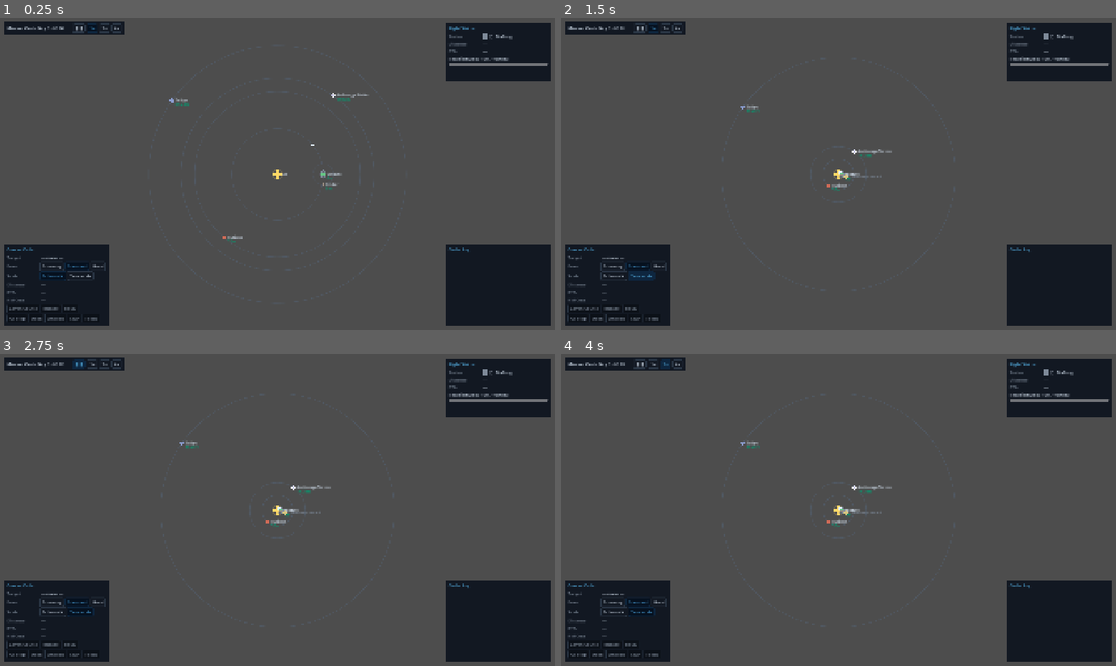
Above: before the commit, frames 1-4 (two rows, left to right).
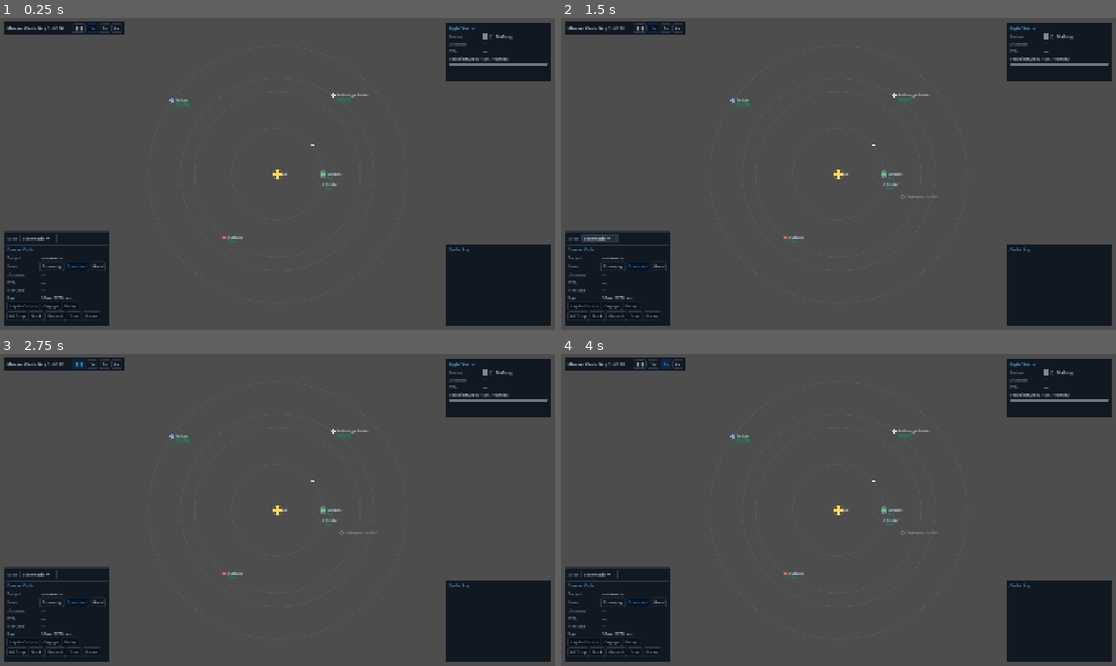
Above: after the commit, the same moments.

Repository: AndrewDrinkwater/farhorizon
Game: Godot game, scene res://src/ui/shell/main.tscn
Two runs of this game, one before a commit and one after it. Both use one fixed random seed, a clock stepped at 60 frames per second and the inputs below.
Inputs:
- Up to frame 1 (0.25 s): no input
- Up to frame 2 (1.5 s): click "Schematic" at 0.5 s; click "True scale" at 1.25 s
- Up to frame 3 (2.75 s): click "❚❚" at 2 s
- Up to frame 4 (4 s): click "1×" at 2.75 s; click "2×" at 3.5 s

The runs differ from the first frame. In frame 1, 1.5% of the frame differs, in the area x 0-20%, y 68-98%; in frame 2, 2.1%, in the area x 0-68%, y 24-98%; in frame 3, 2.0%; in frame 4, 2.0%.

Commit message:
alpha-0.3 nav feel pass: orrery pan/zoom, course pull-in, declutter, pip legend
In-engine feedback pass (ADR 0023 added; ADR 0019 amended). 129 GUT tests green;
boots clean.

- Near-star course balloon fixed: OrreryProjection.project_path now ramps the
  inner region (r < r_min) from ring_inner toward the hub, so a course past the
  star curves inward (real fly-by) instead of ballooning around the inner ring.
- True-scale crowding -> orrery pan & zoom (ADR 0023): mouse-wheel zoom about the
  cursor + right/middle-drag pan, applied as a view transform in the projection
  wrappers (positions move, marker/label sizes stay constant). Resets on a
  scale-mode flip; empty-space picking unprojects through the inverse.
- Lay-in label declutter: per-body ETA badges show only in the overview and are
  suppressed while composing/flying a course; dropped the redundant mid-line
  leg-ETA label (ADR 0019 amended).
- Between-pip legend: a Helm Pip readout shows what one course-line pip spans at
  the selected burn (PIP_TICKS min - reach_wu wu).
- Scale control moved to a toggle switch (CheckButton) in a PanelContainer above
  the Course Order box.

Co-Authored-By: Claude Opus 4.8 (1M context) <noreply@anthropic.com>

Diff:
--- a/localization/strings.csv
+++ b/localization/strings.csv
@@ -72,6 +72,8 @@
 HELM_SCALE_LABEL,Scale
 HELM_SCALE_SCHEMATIC,Schematic
 HELM_SCALE_TRUE,True scale
+HELM_PIP,Pip
+HELM_PIP_FORMAT,{mins}m · {wu} wu
 NAV_WAYPOINT,Waypoint
 NAV_CONTACT_UNKNOWN,Unknown contact
 VOICE_SHIP_SCAN_COMPLETE,Scan complete. Contact identified.
--- a/src/core/orrery_projection.gd
+++ b/src/core/orrery_projection.gd
@@ -49,19 +49,24 @@
 	return offset.normalized() * r
 
 
-## Like `project`, but in LOG mode the inner clamp floors onto `ring_inner` at the
-## true bearing instead of collapsing to the hub — so a course passing near/through
-## the star arcs smoothly around the inner ring rather than spiking through it
-## (ADR 0016 gently-curved line). In LINEAR mode there is no log singularity, so it
-## is exactly `project` (a near-star course is a straight line through the centre).
+## Like `project`, but in LOG mode the inner region (r < r_min) **ramps inward**
+## from `ring_inner` down to the hub, at the true bearing — so a course passing
+## near/through the star is pulled in toward the centre (a real fly-by passes close
+## to it) rather than ballooning out around the inner ring or spiking through the
+## hub (ADR 0016 gently-curved line; amended ADR 0023 feel pass). In LINEAR mode
+## there is no log singularity, so it is exactly `project`.
 static func project_path(offset_from_star: Vector2, p: OrreryParams) -> Vector2:
 	if p.mode == OrreryParams.ScaleMode.LINEAR:
 		return project(offset_from_star, p)
 	var r := offset_from_star.length()
 	if r < 0.001:
 		return p.center  # exactly at the hub; no bearing to preserve (no log(0))
-	var t := (log(r) - log(p.r_min)) / (log(p.r_max) - log(p.r_min))
-	var radius := lerpf(p.ring_inner, p.ring_outer, clampf(t, 0.0, 1.0))
+	var radius: float
+	if r >= p.r_min:
+		var t := (log(r) - log(p.r_min)) / (log(p.r_max) - log(p.r_min))
+		radius = lerpf(p.ring_inner, p.ring_outer, clampf(t, 0.0, 1.0))
+	else:
+		radius = p.ring_inner * (r / p.r_min)  # ramp ring_inner → 0 toward the hub
 	return p.center + offset_from_star.normalized() * radius
 
 
--- a/src/ui/consoles/helm_console.gd
+++ b/src/ui/consoles/helm_console.gd
@@ -27,7 +27,8 @@
 var _eta_readout: TReadout
 var _rm_readout: TReadout
 var _burn_buttons: Dictionary = {}  # burn:int -> TButton
-var _scale_buttons: Dictionary = {}  # OrreryParams.ScaleMode -> TButton
+var _scale_switch: CheckButton  # orrery scale toggle, above the Course Order box (ADR 0021/0023)
+var _pip_readout: TReadout      # between-pip distance/time legend (ADR 0019)
 var _action_buttons: Dictionary = {}  # order id:String -> TButton
 
 # Flight Status widgets
@@ -51,6 +52,7 @@
 	offset_bottom = 0.0
 	mouse_filter = Control.MOUSE_FILTER_IGNORE  # let map clicks through; panels still catch theirs
 	_build_course_order()
+	_build_scale_toggle()
 	_build_flight_status()
 	_build_order_log()
 	_connect_bus()
@@ -103,30 +105,16 @@
 		burn_row.add_child(button)
 		_burn_buttons[burn] = button
 
-	var scale_row := HBoxContainer.new()
-	scale_row.add_theme_constant_override("separation", 4)
-	c.add_child(scale_row)
-	var scale_caption := Label.new()
-	scale_caption.text = tr("HELM_SCALE_LABEL")
-	scale_caption.add_theme_color_override("font_color", Palette.TEXT_DIM)
-	scale_caption.custom_minimum_size = Vector2(110.0, 0.0)
-	scale_row.add_child(scale_caption)
-	for entry: Array in [
-		[OrreryParams.ScaleMode.LOG, "HELM_SCALE_SCHEMATIC"],
-		[OrreryParams.ScaleMode.LINEAR, "HELM_SCALE_TRUE"],
-	]:
-		var mode: int = entry[0]
-		var button := TButton.new()
-		button.setup(entry[1], _select_scale.bind(mode))
-		scale_row.add_child(button)
-		_scale_buttons[mode] = button
-
 	_distance_readout = TReadout.new("HELM_DISTANCE")
 	c.add_child(_distance_readout)
 	_eta_readout = TReadout.new("HELM_ETA")
 	c.add_child(_eta_readout)
 	_rm_readout = TReadout.new("HELM_RM_COST")
 	c.add_child(_rm_readout)
+	# Between-pip legend (ADR 0019 feel pass): what one course-line pip spans at the
+	# selected burn — distance per fixed time, so the pips read as a scale.
+	_pip_readout = TReadout.new("HELM_PIP")
+	c.add_child(_pip_readout)
 
 	var row1 := HBoxContainer.new()
 	row1.add_theme_constant_override("separation", 4)
@@ -145,7 +133,26 @@
 	row2.add_child(_make_action("focus", "HELM_FOCUS", _focus))
 
 	_refresh_burn_buttons()
-	_refresh_scale_buttons()
+
+
+## A toggle switch above the Course Order box that flips the orrery scale mode
+## (ADR 0021/0023) — a CheckButton (slide switch) showing the current mode.
+func _build_scale_toggle() -> void:
+	var box := PanelContainer.new()
+	add_child(box)
+	_place(box, 0.0, 1.0, 0.0, 1.0, 16.0, -342.0, 380.0, -306.0)
+	var row := HBoxContainer.new()
+	row.add_theme_constant_override("separation", 8)
+	box.add_child(row)
+	var caption := Label.new()
+	caption.text = tr("HELM_SCALE_LABEL")
+	caption.add_theme_color_override("font_color", Palette.TEXT_DIM)
+	row.add_child(caption)
+	_scale_switch = CheckButton.new()
+	_scale_switch.set_pressed_no_signal(_scale == OrreryParams.ScaleMode.LINEAR)
+	_scale_switch.text = _scale_mode_label()
+	_scale_switch.toggled.connect(_on_scale_toggled)
+	row.add_child(_scale_switch)
 
 
 func _make_action(id: String, label_key: String, on_press: Callable) -> TButton:
@@ -259,13 +266,24 @@
 	_burn = burn
 	_refresh_burn_buttons()
 	_refresh_preview()
+	_refresh_pip_legend()
 	EventBus.nav_burn_changed.emit(_burn)  # nav views recompute time annotations (ADR 0019)
 
 
 func _select_scale(mode: int) -> void:
 	_scale = mode
-	_refresh_scale_buttons()
+	if _scale_switch != null:
+		_scale_switch.set_pressed_no_signal(_scale == OrreryParams.ScaleMode.LINEAR)
+		_scale_switch.text = _scale_mode_label()
 	EventBus.nav_scale_changed.emit(_scale)  # orrery remaps radii (ADR 0021)
+
+
+func _on_scale_toggled(pressed: bool) -> void:
+	_select_scale(OrreryParams.ScaleMode.LINEAR if pressed else OrreryParams.ScaleMode.LOG)
+
+
+func _scale_mode_label() -> String:
+	return tr("HELM_SCALE_TRUE") if _scale == OrreryParams.ScaleMode.LINEAR else tr("HELM_SCALE_SCHEMATIC")
 
 
 func _lay_in_course() -> void:
@@ -315,6 +333,7 @@
 	_refresh_preview()
 	_refresh_status()
 	_refresh_actions()
+	_refresh_pip_legend()
 	_fuel_gauge.refresh()
 
 
@@ -323,9 +342,15 @@
 		_burn_buttons[burn].modulate = Palette.ACCENT if burn == _burn else Color.WHITE
 
 
-func _refresh_scale_buttons() -> void:
-	for mode: int in _scale_buttons:
-		_scale_buttons[mode].modulate = Palette.ACCENT if mode == _scale else Color.WHITE
+## Between-pip legend: one course-line pip spans PIP_TICKS minutes; show the
+## distance that covers at the selected burn (ADR 0019 feel pass).
+func _refresh_pip_legend() -> void:
+	if _pip_readout == null:
+		return
+	var wu := FlightMath.reach_wu(_burn, OrreryView.PIP_TICKS)
+	_pip_readout.set_value(tr("HELM_PIP_FORMAT").format({
+		"mins": OrreryView.PIP_TICKS, "wu": "%.0f" % wu,
+	}))
 
 
 ## Enable only the orders that are legal right now (ADR 0015).
--- a/src/world/orrery_view.gd
+++ b/src/world/orrery_view.gd
@@ -15,6 +15,9 @@
 const SELECT_GAP_PX := 7.0
 const LABEL_SIZE := 13
 const PICK_PX := 22.0
+const ZOOM_MIN := 0.4
+const ZOOM_MAX := 12.0
+const ZOOM_STEP := 1.15   # per wheel notch
 const COURSE_FLATNESS_PX := 1.0  # max chord deviation before a course segment subdivides
 const COURSE_MAX_DEPTH := 9      # subdivision cap (≤512 segments) — terminates the recursion
 const RING_COLOR := Color(0.35, 0.45, 0.58, 0.30)
@@ -36,6 +39,10 @@
 var _has_point_sel: bool = false  # a free-space waypoint is selected (ADR 0020)
 var _burn: int = FlightMath.Burn.STANDARD  # mirrors the Helm burn selector (ADR 0019)
 var _scale_mode: int = OrreryParams.ScaleMode.LOG  # schematic ↔ true scale (ADR 0021)
+var _zoom: float = 1.0          # wheel zoom about the cursor (ADR 0023)
+var _pan: Vector2 = Vector2.ZERO  # drag pan
+var _panning: bool = false
+var _pan_last: Vector2 = Vector2.ZERO
 var _font: Font
 
 
@@ -90,6 +97,8 @@
 
 func _on_scale_changed(mode: int) -> void:
 	_scale_mode = mode
+	_zoom = 1.0  # reframe cleanly for the new mode (ADR 0023)
+	_pan = Vector2.ZERO
 	_rebuild_params()  # remap radii (log ↔ linear); _process redraws
 
 
@@ -100,29 +109,47 @@
 # --- Projection ---
 
 ## id -> projected screen position for every charted body (moons via the parent).
+## Projection is computed unviewed, then the zoom/pan view transform is applied to
+## every point together (ADR 0023) so moon clusters scale with the chart.
 func _project_bodies() -> Dictionary:
-	var proj: Dictionary = {}
+	var raw: Dictionary = {}
 	for body: BodyData in _system.bodies:
 		if body.kind != BodyData.Kind.MOON:
-			proj[body.id] = OrreryProjection.project(body.position - _star_pos, _params)
+			raw[body.id] = OrreryProjection.project(body.position - _star_pos, _params)
 	for body: BodyData in _system.bodies:
 		if body.kind == BodyData.Kind.MOON:
 			var parent: BodyData = _by_id.get(body.parent_id, null)
-			var parent_proj: Vector2 = proj.get(body.parent_id, _params.center)
+			var parent_raw: Vector2 = raw.get(body.parent_id, _params.center)
 			var parent_pos: Vector2 = parent.position if parent != null else _star_pos
-			proj[body.id] = OrreryProjection.project_child(body.position - parent_pos, parent_proj, _params)
+			raw[body.id] = OrreryProjection.project_child(body.position - parent_pos, parent_raw, _params)
+	var proj: Dictionary = {}
+	for id: String in raw:
+		proj[id] = _view(raw[id])
 	return proj
 
 
 func _project_real(real_pos: Vector2) -> Vector2:
-	return OrreryProjection.project(real_pos - _star_pos, _params)
-
-
-## Project a point on the course path: floors onto the inner ring near the star
-## instead of collapsing to the hub, so a course passing through the centre arcs
-## around it smoothly rather than spiking through (ADR 0016 gently-curved line).
+	return _view(OrreryProjection.project(real_pos - _star_pos, _params))
+
+
+## Project a point on the course path: in LOG mode it is pulled inward near the
+## star (ramp toward the hub) so the course curves in rather than ballooning around
+## the inner ring (ADR 0016/0023). View transform applied like everything else.
 func _project_course_point(real_pos: Vector2) -> Vector2:
-	return OrreryProjection.project_path(real_pos - _star_pos, _params)
+	return _view(OrreryProjection.project_path(real_pos - _star_pos, _params))
+
+
+# --- View transform: zoom + pan on top of the projection (ADR 0023) ---
+
+## Projected (chart) point → screen point, zoomed about the hub then panned. Only
+## positions transform; marker/label sizes stay constant (text never balloons).
+func _view(p: Vector2) -> Vector2:
+	return _params.center + (p - _params.center) * _zoom + _pan
+
+
+## Inverse of _view: screen point → projected (chart) point, for input/picking.
+func _unview(s: Vector2) -> Vector2:
+	return _params.center + (s - _params.center - _pan) / _zoom
 
 
 # --- Draw ---
@@ -142,19 +169,20 @@
 
 
 func _draw_rings(proj: Dictionary) -> void:
+	var hub := _view(_params.center)  # the star, under the zoom/pan transform (ADR 0023)
 	for body: BodyData in _system.bodies:
 		if body.kind == BodyData.Kind.STAR:
 			continue
 		if body.kind == BodyData.Kind.MOON:
 			# Moon orbit ring: centred on the parent's projected point (ADR 0022).
 			# In true scale moons collapse onto the parent — skip the vanishing ring.
-			var parent_proj: Vector2 = proj.get(body.parent_id, _params.center)
+			var parent_proj: Vector2 = proj.get(body.parent_id, hub)
 			var moon_radius: float = (proj[body.id] - parent_proj).length()
 			if moon_radius >= 2.0:
 				draw_arc(parent_proj, moon_radius, 0.0, TAU, 48, MOON_RING_COLOR, 1.0, true)
 			continue
-		var radius: float = (proj[body.id] - _params.center).length()
-		draw_arc(_params.center, radius, 0.0, TAU, 96, RING_COLOR, 1.0, true)
+		var radius: float = (proj[body.id] - hub).length()
+		draw_arc(hub, radius, 0.0, TAU, 96, RING_COLOR, 1.0, true)
 
 
 func _draw_body(body: BodyData, at: Vector2) -> void:
@@ -174,9 +202,10 @@
 		_draw_satellite_affordance(at, _marker_px(body.kind), _moons_by_parent[body.id].size())
 	var label_at := at + Vector2(_marker_px(body.kind) + 4.0, 4.0)
 	_draw_label(label_at, tr(body.name_key), Palette.TEXT)
-	# Per-body ETA badge at the selected burn (ADR 0019): time labelled, not read
-	# off the log-compressed geometry. The star is the hub, not a destination.
-	if body.kind != BodyData.Kind.STAR:
+	# Per-body ETA badge at the selected burn (ADR 0019): the whole-system time
+	# glance. Shown only in the overview — suppressed while composing/flying a
+	# course so the plan doesn't clutter (ADR 0019 amended). Star is the hub.
+	if body.kind != BodyData.Kind.STAR and not _composing():
 		var ticks := FlightMath.eta_ticks(GameState.ship.position.distance_to(body.position), _burn)
 		_draw_label(label_at + Vector2(0.0, LABEL_SIZE + 1.0), _format_duration(ticks), TIME_COLOR)
 
@@ -235,6 +264,13 @@
 	_draw_course_time(ship_pos, dest)
 
 
+## True while the captain is composing or flying a course (a target/point selected,
+## or a course laid in) — the map declutters to names + the course leg then.
+func _composing() -> bool:
+	return _selected_id != "" or _has_point_sel \
+		or String(GameState.ship.current_order.get("type", "")) == "course"
+
+
 ## Destination point of the laid-in course: a charted body's position, or the
 ## frozen `dest` for a contact / free point (ADR 0020).
 func _course_dest(order: Dictionary) -> Vector2:
@@ -277,9 +313,8 @@
 			perp = Vector2.UP
 		draw_line(at - perp * PIP_PX, at + perp * PIP_PX, TIME_COLOR, 1.5, true)
 		k += 1
-	# ETA tag at the leg midpoint.
-	var mid := _project_course_point(ship_pos.lerp(target_pos, 0.5))
-	_draw_label(mid + Vector2(6.0, -4.0), _format_duration(total_ticks), TIME_COLOR)
+	# (No mid-line ETA label — redundant with the Helm panel + the pip legend, and
+	# it collided with body names; ADR 0019 amended.)
 
 
 func _draw_ship() -> void:
@@ -344,18 +379,46 @@
 func _unhandled_input(event: InputEvent) -> void:
 	if not visible or _system == null:
 		return
-	if event is InputEventMouseButton and event.pressed and event.button_index == MOUSE_BUTTON_LEFT:
+	if event is InputEventMouseButton:
+		if event.pressed and event.button_index == MOUSE_BUTTON_WHEEL_UP:
+			_zoom_at(get_viewport().get_mouse_position(), ZOOM_STEP)
+			return
+		if event.pressed and event.button_index == MOUSE_BUTTON_WHEEL_DOWN:
+			_zoom_at(get_viewport().get_mouse_position(), 1.0 / ZOOM_STEP)
+			return
+		# Right- or middle-drag pans (left stays selection/waypoint/focus) — ADR 0023.
+		if event.button_index == MOUSE_BUTTON_RIGHT or event.button_index == MOUSE_BUTTON_MIDDLE:
+			_panning = event.pressed
+			_pan_last = get_viewport().get_mouse_position()
+			return
+		if event.pressed and event.button_index == MOUSE_BUTTON_LEFT:
+			var mouse := get_viewport().get_mouse_position()
+			var target := _pick_at(mouse)
+			if target != "":
+				# Re-clicking an already-selected moon-bearing planet focuses it (ADR 0022).
+				if target == _selected_id and _moons_by_parent.has(target):
+					EventBus.nav_focus_requested.emit(target)
+				else:
+					EventBus.nav_target_selected.emit(target)
+			else:
+				# Empty space → drop a free-space waypoint (inverse projection, ADR 0020/0023).
+				EventBus.nav_point_selected.emit(_star_pos + OrreryProjection.unproject(_unview(mouse), _params))
+	elif event is InputEventMouseMotion and _panning:
 		var mouse := get_viewport().get_mouse_position()
-		var target := _pick_at(mouse)
-		if target != "":
-			# Re-clicking an already-selected moon-bearing planet focuses it (ADR 0022).
-			if target == _selected_id and _moons_by_parent.has(target):
-				EventBus.nav_focus_requested.emit(target)
-			else:
-				EventBus.nav_target_selected.emit(target)
-		else:
-			# Empty space → drop a free-space waypoint (inverse log map, ADR 0020).
-			EventBus.nav_point_selected.emit(_star_pos + OrreryProjection.unproject(mouse, _params))
+		_pan += mouse - _pan_last
+		_pan_last = mouse
+		queue_redraw()
+
+
+## Zoom by `factor` about the cursor, keeping the chart point under it fixed (ADR 0023).
+func _zoom_at(cursor: Vector2, factor: float) -> void:
+	var old_zoom := _zoom
+	_zoom = clampf(_zoom * factor, ZOOM_MIN, ZOOM_MAX)
+	if is_equal_approx(_zoom, old_zoom):
+		return
+	var chart_pt := _params.center + (cursor - _params.center - _pan) / old_zoom
+	_pan = cursor - _params.center - (chart_pt - _params.center) * _zoom
+	queue_redraw()
 
 
 ## Nearest charted body or detected contact under the cursor ("" if none close).
--- a/tests/unit/test_orrery_projection.gd
+++ b/tests/unit/test_orrery_projection.gd
@@ -64,13 +64,16 @@
 	assert_lte(tethys, _p.ring_outer)
 
 
-func test_project_path_floors_inner_radius_instead_of_collapsing() -> void:
-	# Inside r_min, the course projection floors onto the inner ring (so a course
-	# near the star arcs around the hub) rather than collapsing to the centre.
+func test_project_path_ramps_inward_below_r_min() -> void:
+	# Inside r_min the course projection ramps from ring_inner toward the hub (pulled
+	# inward, ADR 0023) — at 0.3·r_min it sits at 0.3·ring_inner, bearing preserved.
 	var near := Vector2.from_angle(0.7) * (_p.r_min * 0.3)
 	var projected := OrreryProjection.project_path(near, _p)
-	assert_almost_eq(projected.distance_to(_p.center), _p.ring_inner, 0.01, "floored to inner ring")
+	assert_almost_eq(projected.distance_to(_p.center), _p.ring_inner * 0.3, 0.01, "ramped inward")
 	assert_almost_eq((projected - _p.center).angle(), near.angle(), 0.0001, "bearing preserved")
+	# Continuous at r_min: exactly r_min still lands on the inner ring.
+	assert_almost_eq(OrreryProjection.project_path(Vector2(_p.r_min, 0.0), _p).distance_to(_p.center),
+		_p.ring_inner, 0.01, "continuous with the log map at r_min")
 
 
 func test_unproject_round_trips_project() -> void:
Not shown, changed: CLAUDE.md
Not shown, changed: DEVLOG.md
Not shown, changed: docs/adr/0019-travel-time-legibility.md
Not shown, added: docs/adr/0023-orrery-pan-zoom.md
